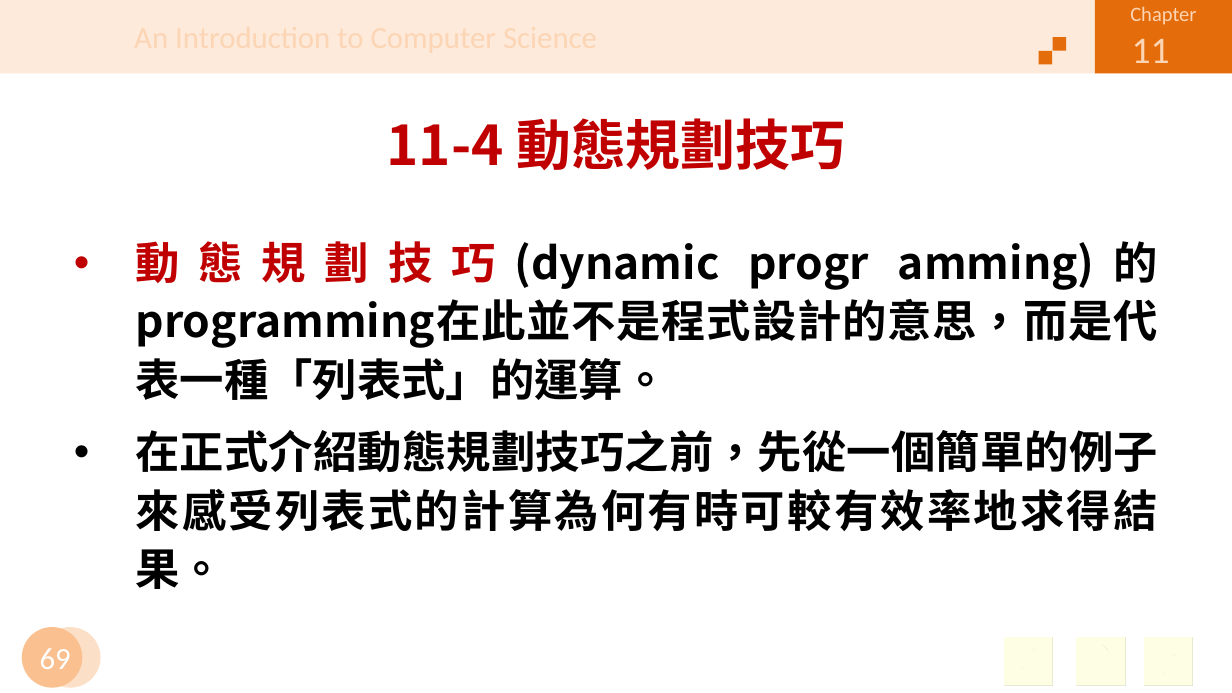
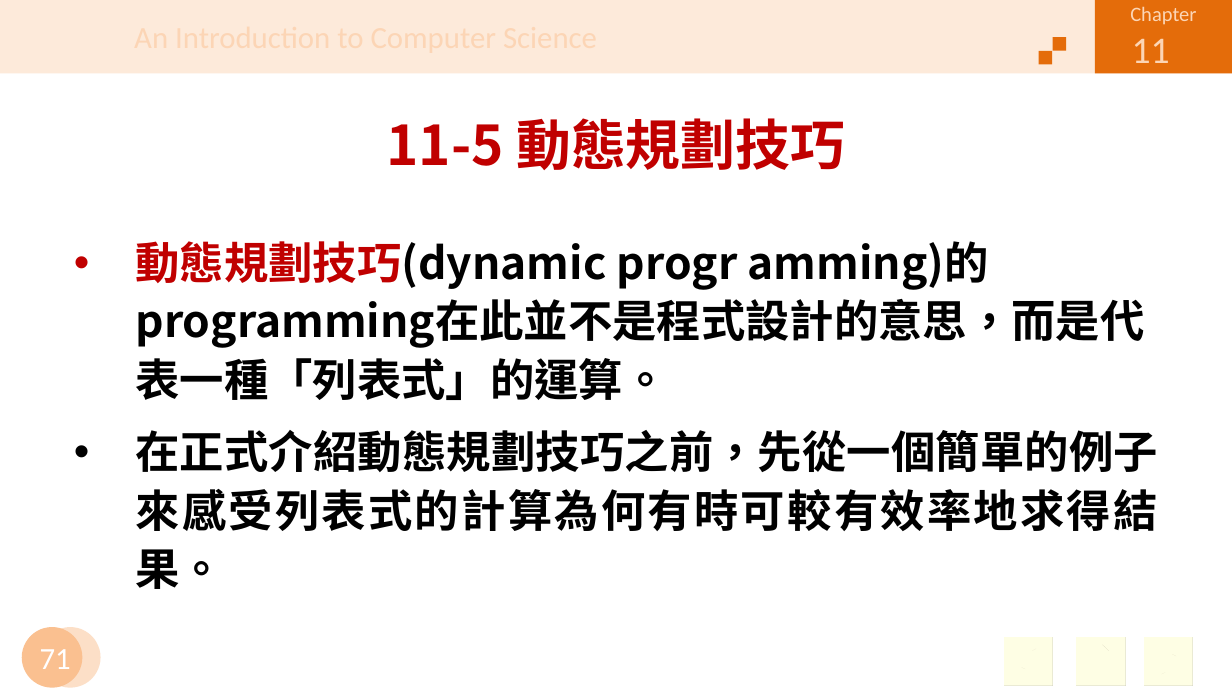
Before and after one commit to jiaweichang/biography, a slide deck: slide 71 of slides/11401/Introduction to Computer/CH11.pptx (slide 69 before the commit). Drawn at 1232x693 pixels with LibreOffice and Linux fonts; fonts in the diff are those of the drawing; background and template pictures are left out. Boxes give left, top, right and bottom in pixels: in the first picture for what was removed or moved away, otherwise in the second. Text is boxed around its words. In the diff, an @@ line names an element or a change of style, - is before the commit and + after.

```diff
--- a/slides/11401/Introduction to Computer/CH11.pptx
+++ b/slides/11401/Introduction to Computer/CH11.pptx
@@ title at [387,118,845,170]: text changed @@
-11-4 動態規劃技巧
+11-5 動態規劃技巧
@@ text at [136,241,1145,400]: alignment justified to left @@
@@ page number at [40,649,71,669]: text changed @@
-69
+71
```
Also in this commit, not shown: 53 other slides changed, 5 slides added, 3 slides removed, 10 other files.
